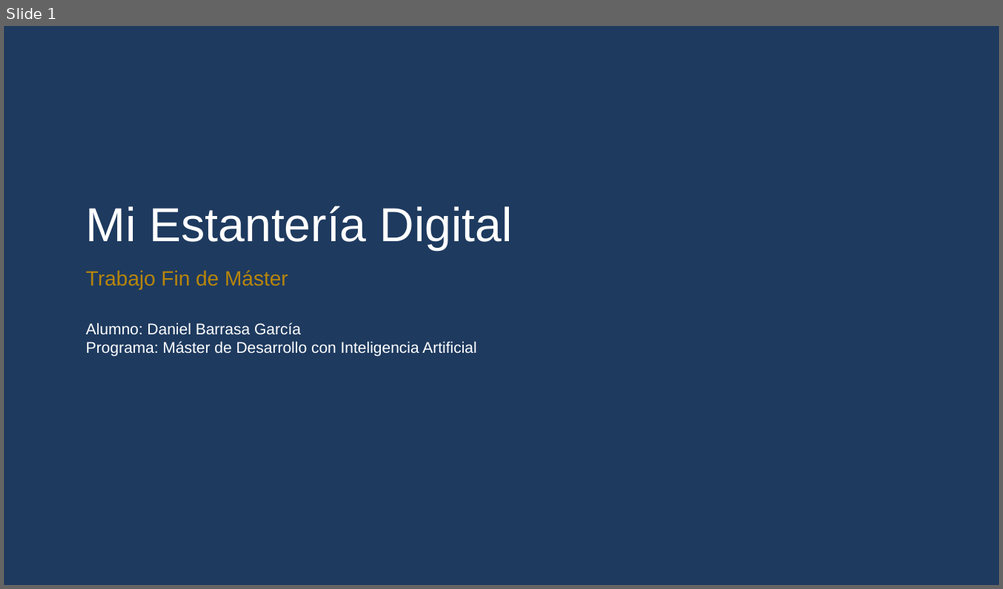
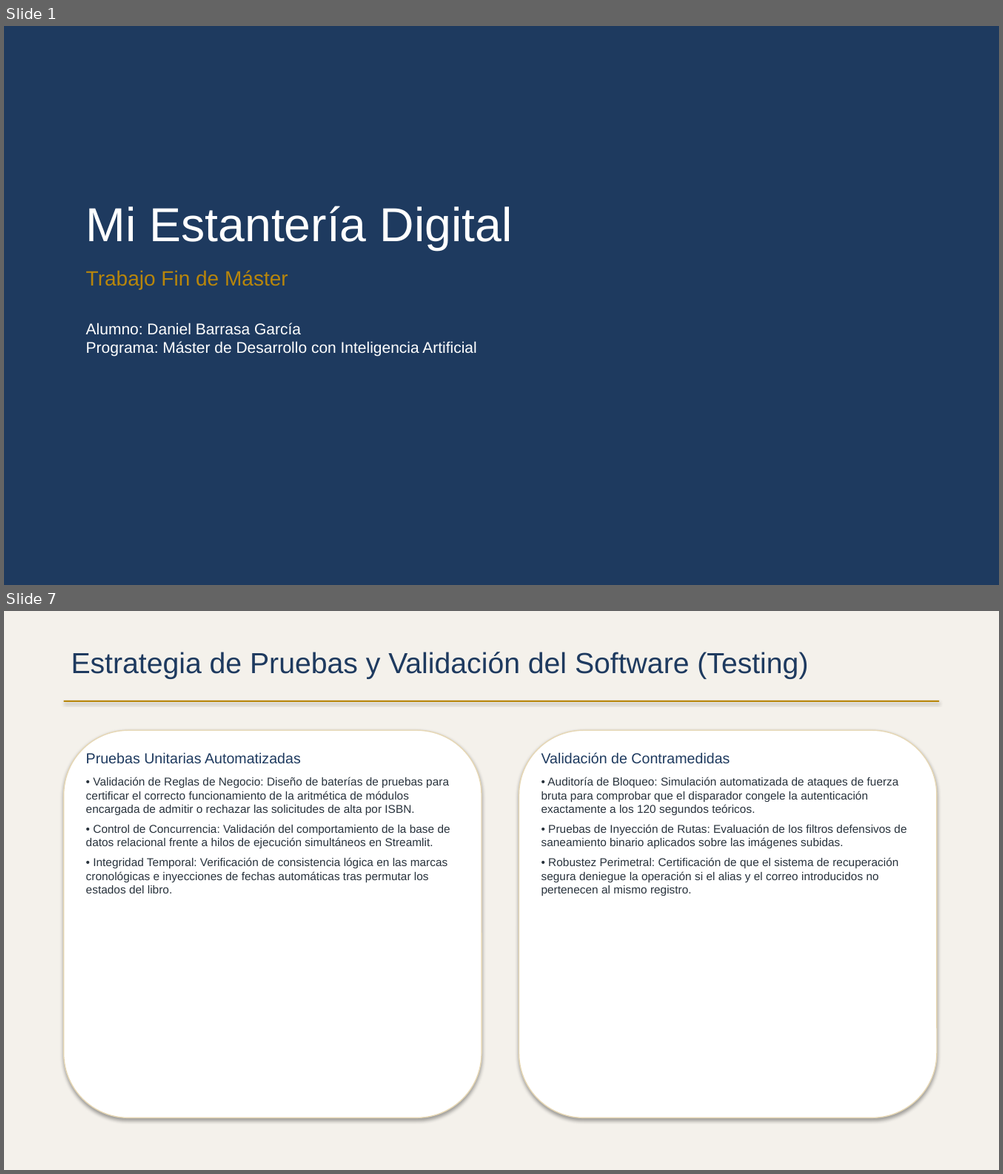
Before and after one commit to dabarra/Mi-Estanteria-Digital, a slide deck: Presentacion_TFM_Daniel_Barrasa.pptx. Shown one above the other, each under a label of ours: slide 1 before the commit, slides 1 and 7 after it; the slides between them are not shown. The pictures are 1003x589 and 1003x1174 pixels, drawn with LibreOffice and Linux fonts; fonts in the diff are those of the drawing. Boxes give left, top, right and bottom in pixels: in the first picture for what was removed or moved away, otherwise in the second. Text is boxed around its words. In the diff, an @@ line names an element or a change of style, - is before the commit and + after.

Commit message:
docs: actualizar presentación ejecutiva del TFM a la versión premium v3 - Incorporada la justificación metodológica de la persistencia y el enfoque PMV asistido por IA. - Añadida nueva sección con la estrategia de testing (pruebas unitarias, control de concurrencia y validación de contramedidas). - Documentadas las métricas de rendimiento del semillero automatizado (<1.5s) y de compresión multimedia de Pillow (~45%). - Establecida la hoja de ruta evolutiva a largo plazo (PostgreSQL, Amazon S3 y recomendador semántico de lecturas basado en LLMs).

```diff
--- a/Presentacion_TFM_Daniel_Barrasa.pptx
+++ b/Presentacion_TFM_Daniel_Barrasa.pptx
@@ slide 7 added at [4, 611, 999, 1170], background #F4F1EB @@
@@ text added at [71, 652, 808, 679], 28 pt, text #1E3A5F @@
+Estrategia de Pruebas y Validación del Software (Testing)
@@ rectangle added at [64, 701, 939, 702], fill #B8860B @@
@@ rounded rectangle added at [64, 730, 481, 1119], fill #FFFFFF, outline #E6D7B4 1 pt @@
@@ rounded rectangle added at [519, 730, 936, 1119], fill #FFFFFF, outline #E6D7B4 1 pt @@
@@ text added at [86, 752, 450, 894], 11 pt, text #28323C @@
+Pruebas Unitarias Automatizadas
+• Validación de Reglas de Negocio: Diseño de baterías de pruebas para certificar el correcto funcionamiento de la aritmética de módulos encargada de admitir o rechazar las solicitudes de alta por ISBN.
+• Control de Concurrencia: Validación del comportamiento de la base de datos relacional frente a hilos de ejecución simultáneos en Streamlit.
+• Integridad Temporal: Verificación de consistencia lógica en las marcas cronológicas e inyecciones de fechas automáticas tras permutar los estados del libro.
@@ text added at [541, 752, 906, 896], 11 pt, text #28323C @@
+Validación de Contramedidas
+• Auditoría de Bloqueo: Simulación automatizada de ataques de fuerza bruta para comprobar que el disparador congele la autenticación exactamente a los 120 segundos teóricos.
+• Pruebas de Inyección de Rutas: Evaluación de los filtros defensivos de saneamiento binario aplicados sobre las imágenes subidas.
+• Robustez Perimetral: Certificación de que el sistema de recuperación segura deniegue la operación si el alias y el correo introducidos no pertenecen al mismo registro.
```
Also in this commit, not shown: 5 other slides changed, 2 other slides added, 2 slides removed.
